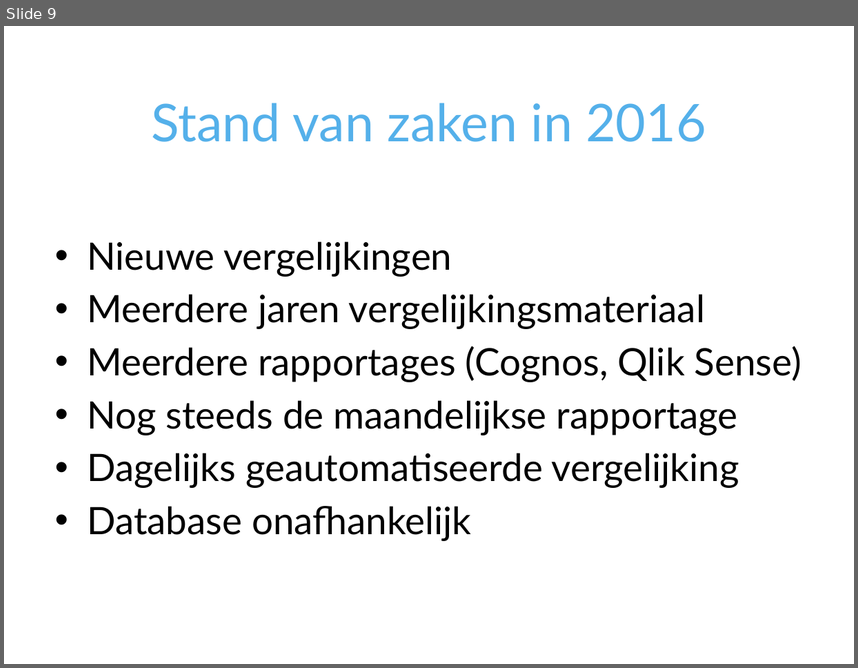
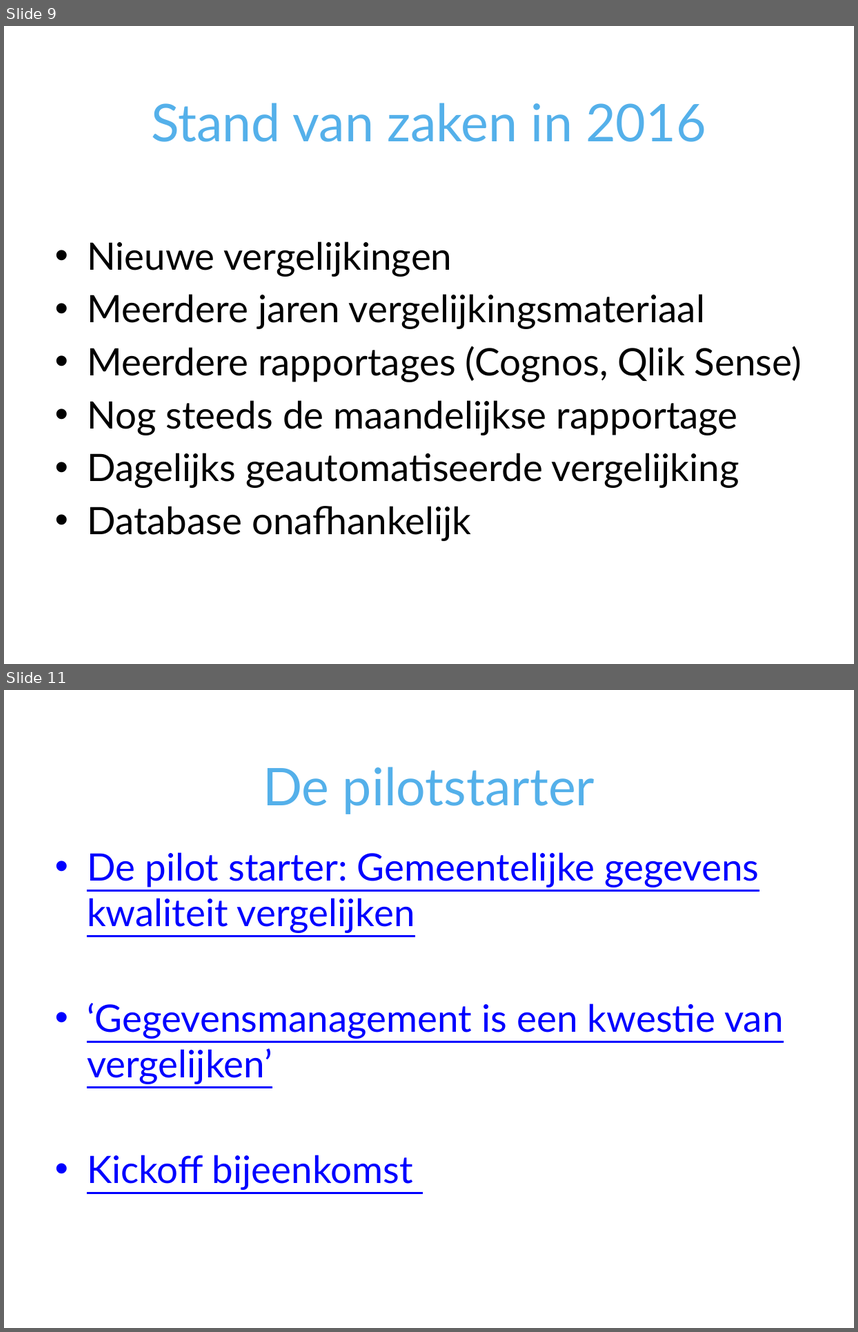
Before and after one commit to VNG-Realisatie/i-Spiegel, a slide deck: doc/GegevensVergelijker.pptx. Shown one above the other, each under a label of ours: slide 9 before the commit, slides 9 and 11 after it; the slides between them are not shown. The pictures are 858x668 and 858x1332 pixels, drawn with LibreOffice and Linux fonts; fonts in the diff are those of the drawing; background and template pictures are left out. Boxes give left, top, right and bottom in pixels: in the first picture for what was removed or moved away, otherwise in the second. Text is boxed around its words. In the diff, an @@ line names an element or a change of style, - is before the commit and + after.

Commit message:
- aangepast voor de kickoff meeting

```diff
--- a/doc/GegevensVergelijker.pptx
+++ b/doc/GegevensVergelijker.pptx
@@ slide 11 added at bbox=[4, 690, 854, 1328], background picture (left out) @@
@@ title added at bbox=[263, 767, 595, 814], 44 pt, text #54B0EA @@
+De pilotstarter
@@ text added at bbox=[87, 852, 783, 1190], 32 pt, text #0000FF, underline @@
+• De pilot starter: Gemeentelijke gegevens kwaliteit vergelijken
+• ‘Gegevensmanagement is een kwestie van vergelijken’
+• Kickoff bijeenkomst
```
Also in this commit, not shown: 1 slide changed, 5 other slides added.
